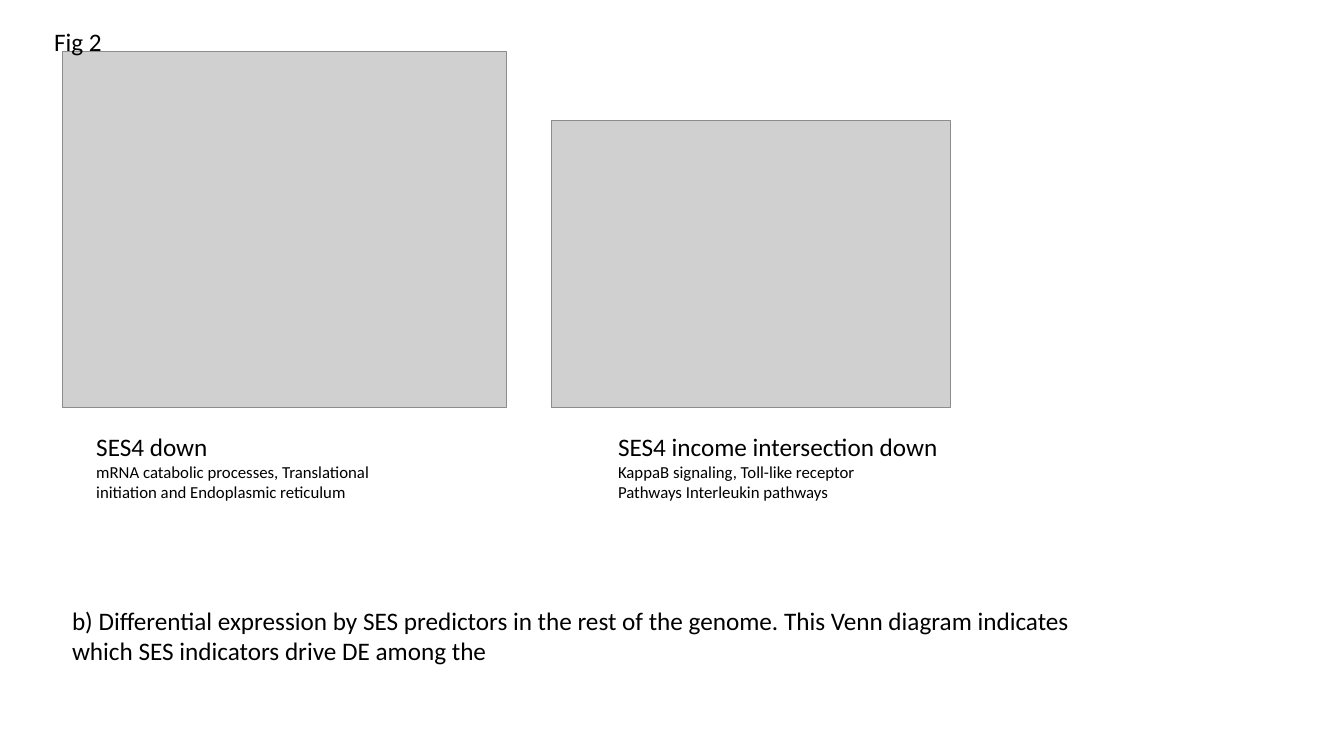
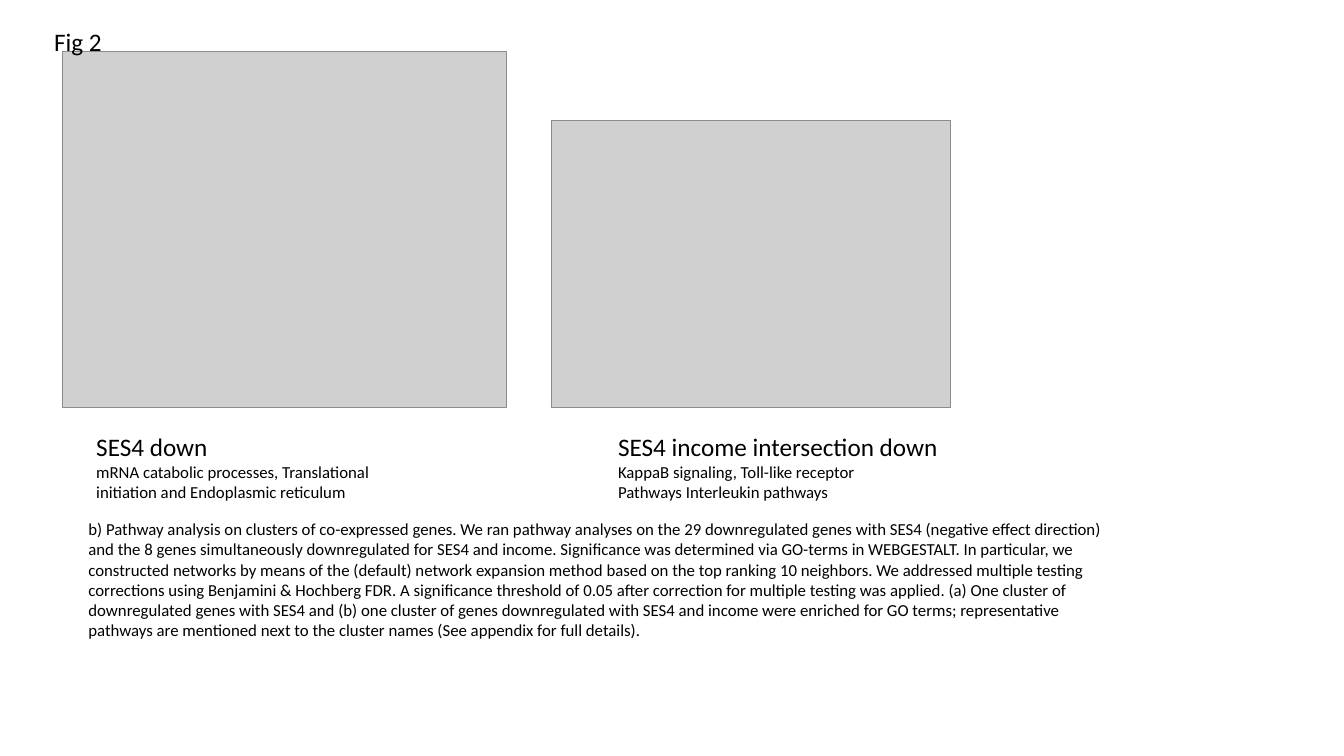
Before and after one commit to wenjia2018/SES, a slide deck: slide 5 of ext/fig2.pptx. Drawn at 1344x756 pixels with LibreOffice and Linux fonts; fonts in the diff are those of the drawing; grey boxes stand for pictures. Boxes give left, top, right and bottom in pixels: in the first picture for what was removed or moved away, otherwise in the second. Text is boxed around its words. In the diff, an @@ line names an element or a change of style, - is before the commit and + after.

```diff
--- a/ext/fig2.pptx
+++ b/ext/fig2.pptx
@@ text at [88, 523, 1101, 639]: text changed; size 18 to 12 pt @@
-b) Differential expression by SES predictors in the rest of the genome. This Venn diagram indicates which SES indicators drive DE among the
+b) Pathway analysis on clusters of co-expressed genes. We ran pathway analyses on the 29 downregulated genes with SES4 (negative effect direction) and the 8 genes simultaneously downregulated for SES4 and income. Significance was determined via GO-terms in WEBGESTALT. In particular, we constructed networks by means of the (default) network expansion method based on the top ranking 10 neighbors. We addressed multiple testing corrections using Benjamini & Hochberg FDR. A significance threshold of 0.05 after correction for multiple testing was applied. (a) One cluster of downregulated genes with SES4 and (b) one cluster of genes downregulated with SES4 and income were enriched for GO terms; representative pathways are mentioned next to the cluster names (See appendix for full details).
```
Also in this commit, not shown: 20 other files.
